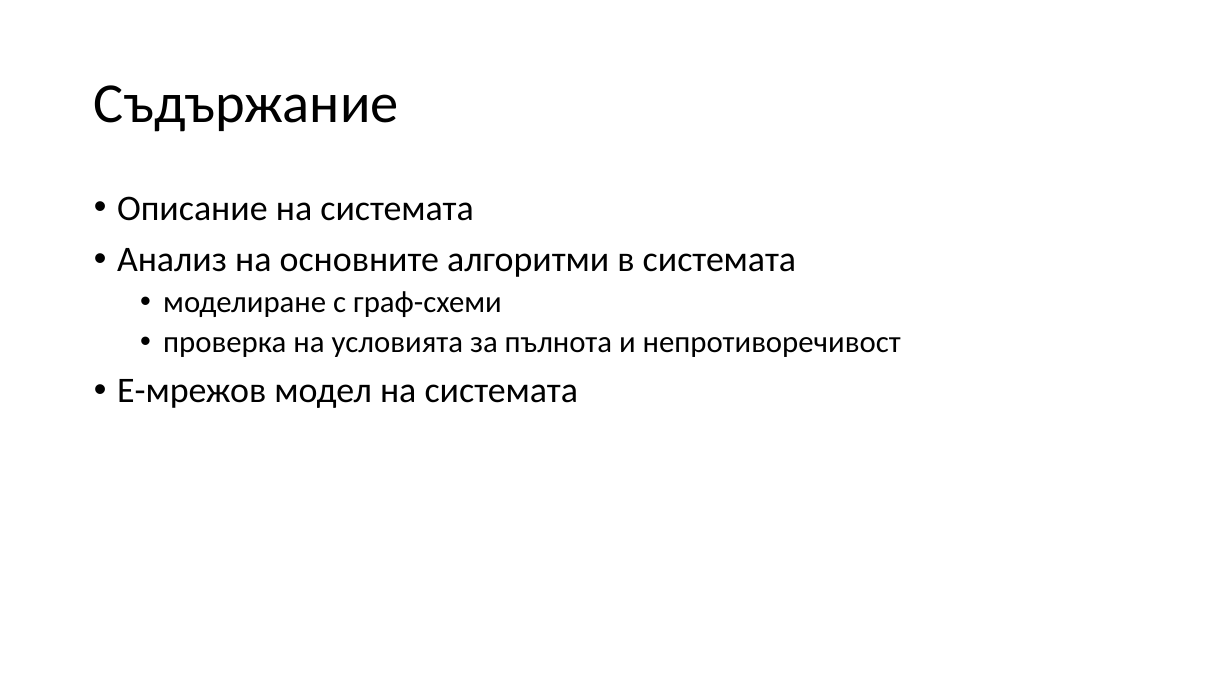
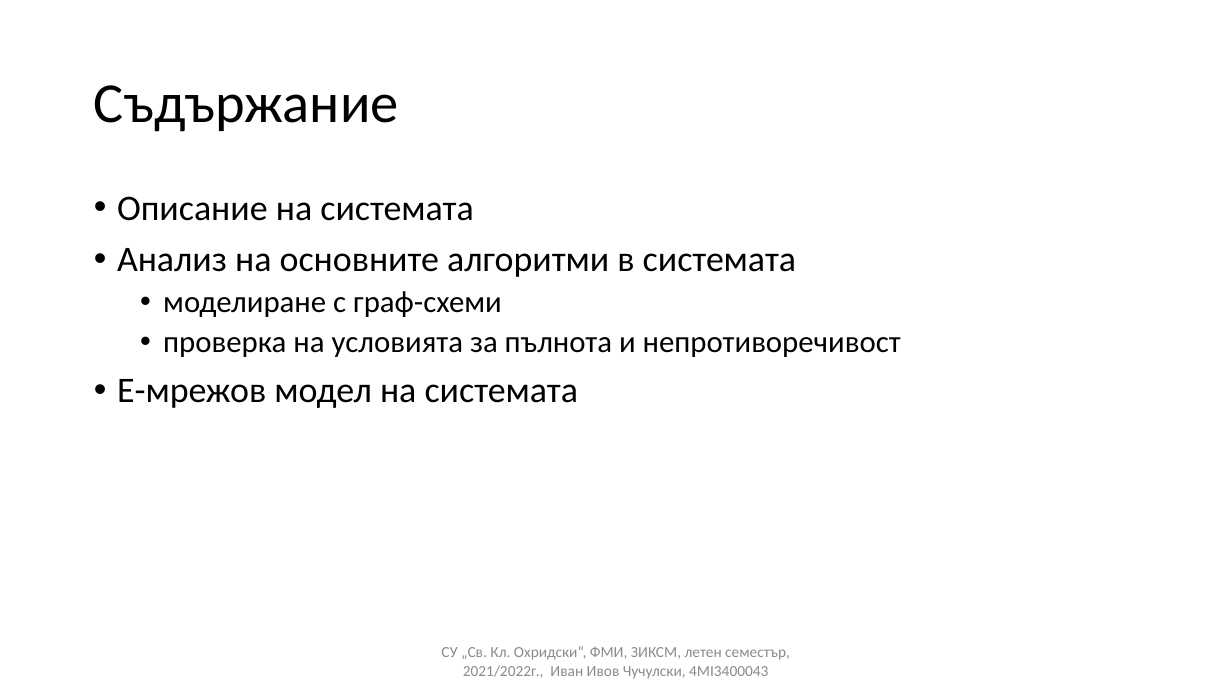
Before and after one commit to ivanchuchulski/secure-interactions-modeling, a slide deck: slide 2 of secure-interactions-modeling-project-Ivan-Chuchulski-4MI3400043.pptx. Drawn at 1232x693 pixels with LibreOffice and Linux fonts; fonts in the diff are those of the drawing. Boxes give left, top, right and bottom in pixels: in the first picture for what was removed or moved away, otherwise in the second. Text is boxed around its words. In the diff, an @@ line names an element or a change of style, - is before the commit and + after.

```diff
--- a/secure-interactions-modeling-project-Ivan-Chuchulski-4MI3400043.pptx
+++ b/secure-interactions-modeling-project-Ivan-Chuchulski-4MI3400043.pptx
@@ text added at box(441, 646, 790, 679), 12 pt, text #8C8C8C @@
+СУ „Св. Кл. Охридски“, ФМИ, ЗИКСМ, летен семестър, 2021/2022г., Иван Ивов Чучулски, 4MI3400043
```
Also in this commit, not shown: 1 other slide changed, 16 slides added, 1 other file.
